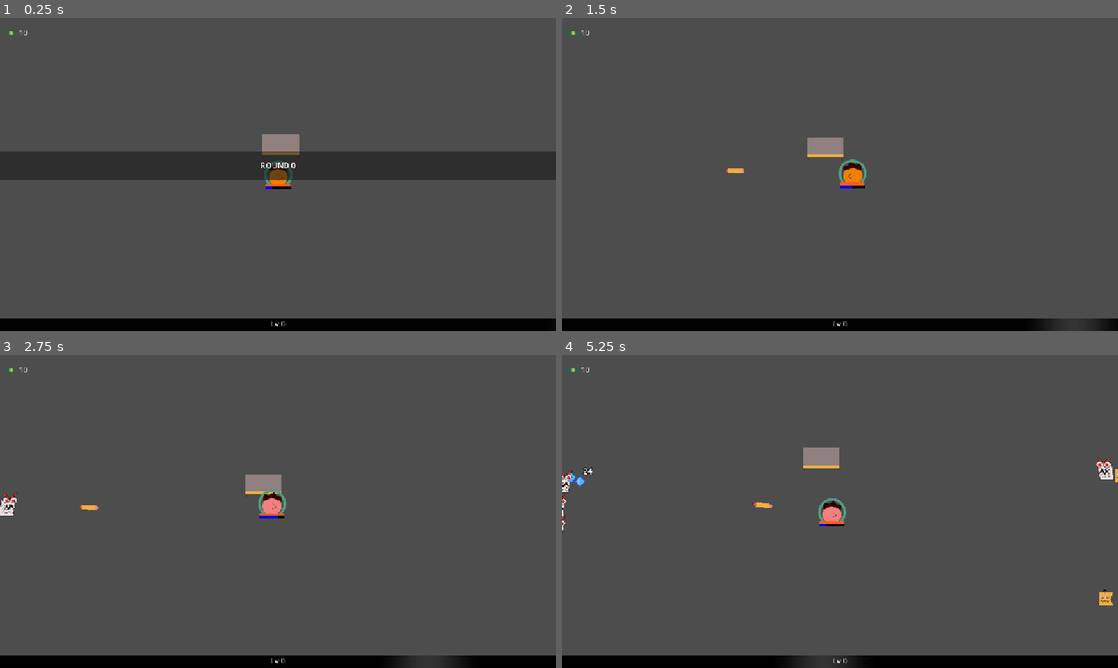
Above: before the commit, frames 1-4 (two rows, left to right).
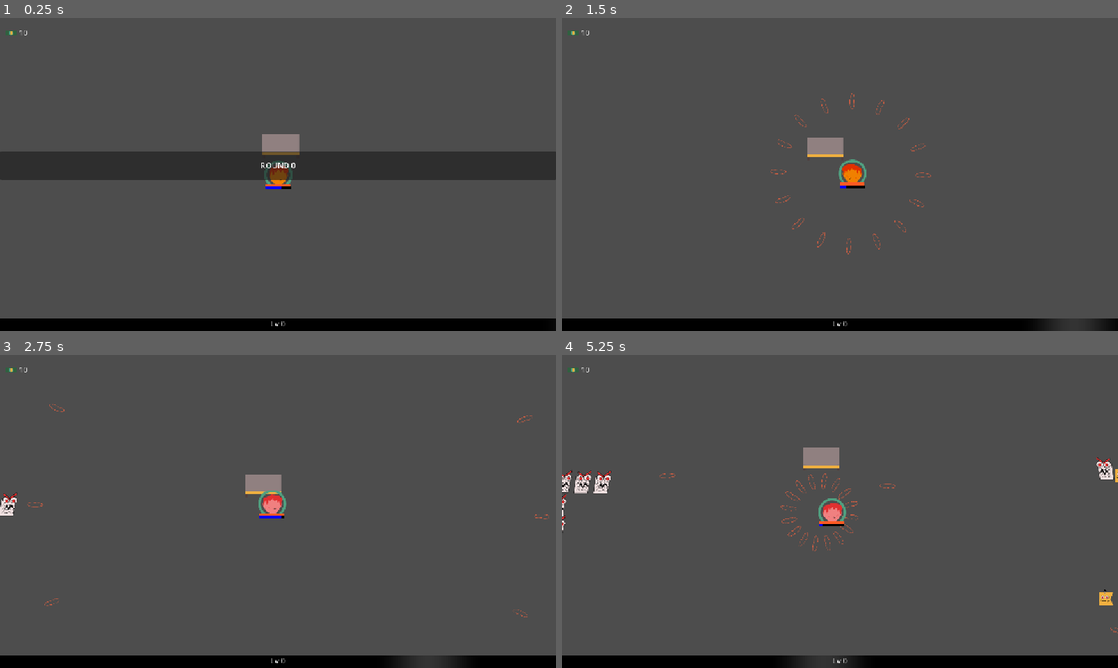
Above: after the commit, the same moments.

Repository: mathew-tran/LevelUpGameJam2025
Game: Godot game, scene res://Scene/Main.tscn
Same seed, same stepped clock (60 frames per second), same inputs: the game is played once before the commit and once after it. Sound files missing from this copy of the repository are replaced by a short silence.
Inputs (mouse positions are in pixels of both pictures, inside the frame that each line leads up to):
- Up to frame 1 (0.25 s): no input
- Up to frame 2 (1.5 s): move the mouse to (962, 158) at 0.52 s; move the mouse to (728, 190) at 1.27 s
- Up to frame 3 (2.75 s): move the mouse to (333, 442) at 2.02 s
- Up to frame 4 (5.25 s): move the mouse to (812, 574) at 2.77 s; move the mouse to (1006, 558) at 3.52 s; move the mouse to (673, 464) at 4.27 s; move the mouse to (867, 511) at 5.02 s

The runs differ from the first frame. In frame 1, less than 0.1% of the frame differs, in the area x 48-52%, y 46-55%; in frame 2, 0.4%; in frame 3, 0.2%; in frame 4, 0.8%, in the area x 1-100%, y 36-89%.

Commit message:
add ability to shoot differently. single, double, triple, also normal / radial patterns

Diff:
--- a/Content/CharacterData.gd
+++ b/Content/CharacterData.gd
@@ -14,6 +14,8 @@
 @export var ProjectileSpeed = 5
 @export var Penetration = 0
 
+@export var BulletSpread : BULLET_SPREAD
+@export var ShootType : SHOOT_TYPE
 @export var Upgrades : Array[CharacterUpgradeData]
 enum DEPARTMENT {
 	ACCOUNTING,
@@ -23,6 +25,16 @@
 	AUDIO,
 	MARKETING,
 	QA
+}
+enum BULLET_SPREAD {
+	NORMAL,
+	RADIAL
+}
+
+enum SHOOT_TYPE {
+	SINGLE_SHOT,
+	DOUBLE_SHOT,
+	TRIPLE_SHOT
 }
 
 func GetOccupationString():
--- a/Content/CharacterPools/Common/Mark.tres
+++ b/Content/CharacterPools/Common/Mark.tres
@@ -64,8 +64,10 @@
 Projectile = ExtResource("2_8w7eq")
 Spread = 1
 AttackSpeed = 1.0
-Damage = 22
+Damage = 8
 ProjectileSpeed = 8
 Penetration = 0
+BulletSpread = 0
+ShootType = 1
 Upgrades = Array[ExtResource("3_i4kpn")]([SubResource("Resource_ia558"), SubResource("Resource_8w7eq"), SubResource("Re …(233 unchanged characters)…
 metadata/_custom_type_script = "uid://dadt4pa7kewb"
--- /dev/null
+++ b/Content/CharacterPools/Common/Ron.tres
@@ -0,0 +1,77 @@
+[gd_resource type="Resource" script_class="CharacterData" load_steps=19 format=3 uid="uid://cuphog52r6bl"]
+
+[ext_resource type="Texture2D" uid="uid://drtvl7gt3vaig" path="res://Art/Character/Ron.png" id="1_rr2f1"]
+[ext_resource type="Script" uid="uid://b1crlyox21yx2" path="res://Content/CharacterUpgradeData.gd" id="1_ubdpy"]
+[ext_resource type="Script" uid="uid://dadt4pa7kewb" path="res://Content/CharacterData.gd" id="2_8ie8b"]
+[ext_resource type="PackedScene" uid="uid://dknitg7bybj83" path="res://Prefabs/Projectiles/RubberBandProjectile.tscn" id="2_sast8"]
+[ext_resource type="Script" uid="uid://b6h68mdjtk5lp" path="res://Content/UpgradeTypes/CharacterUpgradeBounces.gd" id="4_0by6j"]
+[ext_resource type="Script" uid="uid://bqa6hwpbpw3x0" path="res://Content/UpgradeTypes/CharacterUpgradeBaseAttack.gd" id="5_4ru0t"]
+[ext_resource type="Script" uid="uid://c7f6e6ejy2j0y" path="res://Content/UpgradeTypes/CharacterUpgradeSpread.gd" id="6_t85y3"]
+[ext_resource type="Script" uid="uid://civl0ns7ngbc6" path="res://Content/UpgradeTypes/CharacterUpgradeBaseAttackRate.gd" id="7_qff1p"]
+
+[sub_resource type="Resource" id="Resource_orbo6"]
+script = ExtResource("4_0by6j")
+Bounces = 1
+metadata/_custom_type_script = "uid://b6h68mdjtk5lp"
+
+[sub_resource type="Resource" id="Resource_6aybl"]
+script = ExtResource("5_4ru0t")
+Amount = 10.0
+metadata/_custom_type_script = "uid://bqa6hwpbpw3x0"
+
+[sub_resource type="Resource" id="Resource_ecosi"]
+script = ExtResource("5_4ru0t")
+Amount = 10.0
+metadata/_custom_type_script = "uid://bqa6hwpbpw3x0"
+
+[sub_resource type="Resource" id="Resource_s7pb8"]
+script = ExtResource("6_t85y3")
+Spread = 2
+metadata/_custom_type_script = "uid://c7f6e6ejy2j0y"
+
+[sub_resource type="Resource" id="Resource_nam5h"]
+script = ExtResource("4_0by6j")
+Bounces = 2
+metadata/_custom_type_script = "uid://b6h68mdjtk5lp"
+
+[sub_resource type="Resource" id="Resource_yyhn1"]
+script = ExtResource("7_qff1p")
+AttackRateIncrease = 10.0
+metadata/_custom_type_script = "uid://civl0ns7ngbc6"
+
+[sub_resource type="Resource" id="Resource_yj8li"]
+script = ExtResource("7_qff1p")
+AttackRateIncrease = 10.0
+metadata/_custom_type_script = "uid://civl0ns7ngbc6"
+
+[sub_resource type="Resource" id="Resource_p2apr"]
+script = ExtResource("5_4ru0t")
+Amount = 10.0
+metadata/_custom_type_script = "uid://bqa6hwpbpw3x0"
+
+[sub_resource type="Resource" id="Resource_mjvk5"]
+script = ExtResource("5_4ru0t")
+Amount = 10.0
+metadata/_custom_type_script = "uid://bqa6hwpbpw3x0"
+
+[sub_resource type="Resource" id="Resource_232m0"]
+script = ExtResource("7_qff1p")
+AttackRateIncrease = 250.0
+metadata/_custom_type_script = "uid://civl0ns7ngbc6"
+
+[resource]
+script = ExtResource("2_8ie8b")
+Name = "Ron"
+Occupation = 6
+Cost = 10
+Description = "Throws Rubber Bands everywhere"
+Picture = ExtResource("1_rr2f1")
+Projectile = ExtResource("2_sast8")
+Spread = 16
+AttackSpeed = 0.5
+Damage = 2
+ProjectileSpeed = 5
+Penetration = 0
+BulletSpread = 1
+Upgrades = Array[ExtResource("1_ubdpy")]([SubResource("Resource_orbo6"), SubResource("Resource_6aybl"), SubResource("Resource_ecosi"), SubResource("Resource_s7pb8"), SubResource("Resource_nam5h"), SubResource("Resource_yyhn1"), SubResource("Resource_yj8li"), SubResource("Resource_p2apr"), SubResource("Resource_mjvk5"), SubResource("Resource_232m0")])
+metadata/_custom_type_script = "uid://dadt4pa7kewb"
--- a/Content/CharacterPools/Common/Samantha.tres
+++ b/Content/CharacterPools/Common/Samantha.tres
@@ -72,5 +72,7 @@
 Damage = 2
 ProjectileSpeed = 20
 Penetration = 0
+BulletSpread = 0
+ShootType = 2
 Upgrades = Array[ExtResource("1_7ggyt")]([SubResource("Resource_bsnjl"), SubResource("Resource_2d2ap"), SubResource("Re …(233 unchanged characters)…
 metadata/_custom_type_script = "uid://dadt4pa7kewb"
--- a/Prefabs/Player.tscn
+++ b/Prefabs/Player.tscn
@@ -2,7 +2,7 @@
 
 [ext_resource type="Script" uid="uid://bxjtbewgs4xrw" path="res://Scripts/Player.gd" id="1_b43ah"]
 [ext_resource type="PackedScene" uid="uid://uf5h3c2dv0a2" path="res://Prefabs/Characters/BaseCharacter.tscn" id="1_x3d5u"]
-[ext_resource type="Resource" uid="uid://cj6fpl8v47hn3" path="res://Content/CharacterPools/Common/Mark.tres" id="3_b43ah"]
+[ext_resource type="Resource" uid="uid://cuphog52r6bl" path="res://Content/CharacterPools/Common/Ron.tres" id="3_b43ah"]
 
 [node name="Head" type="Node2D" groups=["Player"]]
 script = ExtResource("1_b43ah")
--- /dev/null
+++ b/Prefabs/Projectiles/RubberBandProjectile.tscn
@@ -0,0 +1,17 @@
+[gd_scene load_steps=4 format=3 uid="uid://dknitg7bybj83"]
+
+[ext_resource type="PackedScene" uid="uid://csm5aoidl1x0s" path="res://Prefabs/Projectiles/BaseProjectile.tscn" id="1_f0xj1"]
+[ext_resource type="Texture2D" uid="uid://of300m5tsdte" path="res://Art/Projectiles/RubberBand.png" id="2_f0xj1"]
+
+[sub_resource type="RectangleShape2D" id="RectangleShape2D_70pai"]
+size = Vector2(32, 11)
+
+[node name="Projectile" instance=ExtResource("1_f0xj1")]
+Bounces = 3
+
+[node name="Sprite2D" parent="." index="0"]
+texture = ExtResource("2_f0xj1")
+
+[node name="CollisionShape2D" parent="." index="2"]
+position = Vector2(0, -0.5)
+shape = SubResource("RectangleShape2D_70pai")
--- a/Scripts/Character/BaseCharacter.gd
+++ b/Scripts/Character/BaseCharacter.gd
@@ -27,6 +27,11 @@
 var ProjectileSpeed = 5
 
 var bCanBeHit = true
+
+
+
+var BulletSpread : CharacterData.BULLET_SPREAD
+var ShootType : CharacterData.SHOOT_TYPE
 
 func GetNextUpgrade():
 	if CharacterLevel > CharacterDataRef.Upgrades.size():
@@ -71,6 +76,7 @@
 	$Healthbar.value = float($HealthComponent.CurrentHealth) / float($HealthComponent.MaxHealth)
 	if _amount > 0:
 		Jukebox.PlayerHurtSFX()
+
 func OnDeath():
 	OnCharacterDeath.emit()
 	var upgradesToUndo = CharacterLevel
@@ -87,6 +93,8 @@
 	ProjectileSpeed = CharacterDataRef.ProjectileSpeed
 	Penetration = CharacterDataRef.Penetration
 	Speed = Finder.GetGame().SubStateTeamSpeed.Get().GetValue()
+	BulletSpread = CharacterDataRef.BulletSpread
+	ShootType = CharacterDataRef.ShootType
 
 	SubStatDamage = SubStatResourceData.new()
 	SubStatDamage.StatResourceRef = load("res://Content/Stats/CHAR_DAMAGE.tres")
@@ -106,35 +114,59 @@
 	$ShootTimer.wait_time = 1/rate
 
 func GetBulletAngles(amount):
-	var value = amount
-	if value <= 1:
-		return [0]
-
-	var totalSpreadAngle = PI / 8
-
-	var bulletAngle = totalSpreadAngle / (value - 1)
-	var startAngle = -totalSpreadAngle / 2
-
-	var rotations = []
-	for i in range(value):
-		rotations.append(rad_to_deg(startAngle + i * bulletAngle))
-	return rotations
+	match BulletSpread:
+		CharacterData.BULLET_SPREAD.NORMAL:
+			var value = amount
+			if value <= 1:
+				return [0]
+
+			var totalSpreadAngle = PI / 8
+
+			var bulletAngle = totalSpreadAngle / (value - 1)
+			var startAngle = -totalSpreadAngle / 2
+
+			var rotations = []
+			for i in range(value):
+				rotations.append(rad_to_deg(startAngle + i * bulletAngle))
+			return rotations
+		CharacterData.BULLET_SPREAD.RADIAL:
+			var increment = TAU / amount
+			var rotations = []
+			for x in range(0, amount):
+				rotations.append(rad_to_deg(x * increment))
+			return rotations
 
 func _on_shoot_timer_timeout() -> void:
 	if CharacterDataRef.Projectile:
-		var enemy = Finder.GetClosestEnemy(global_position)
-		if enemy:
-			for angle in GetBulletAngles(Spread):
-				var instance = CharacterDataRef.Projectile.instantiate()
-				instance.Direction = (enemy.global_position - global_position).normalized()
-				instance.Speed = ProjectileSpeed
-				var radians = float(deg_to_rad(angle))
-				instance.Direction = instance.Direction.rotated(radians)
-				instance.global_position = global_position
-				instance.Damage = SubStatDamage.Get().GetValue() + randi_range(0, 4)
-				instance.Penetration = Penetration
-				instance.Bounces += Bounces
-				Finder.GetBulletsGroup().add_child(instance)
+		var delay = -1.0
+		var amountOfTimesToShoot = 1
+		if ShootType == CharacterData.SHOOT_TYPE.DOUBLE_SHOT:
+			amountOfTimesToShoot += 1
+			delay = .1
+		if ShootType == CharacterData.SHOOT_TYPE.TRIPLE_SHOT:
+			amountOfTimesToShoot += 2
+			delay = .12
+
+		for shootAmount in range(0, amountOfTimesToShoot):
+			var enemy = Finder.GetClosestEnemy(global_position)
+			if enemy:
+				for angle in GetBulletAngles(Spread):
+					var instance = CharacterDataRef.Projectile.instantiate()
+					instance.Direction = (enemy.global_position - global_position).normalized()
+					instance.Speed = ProjectileSpeed
+					var radians = float(deg_to_rad(angle))
+					instance.Direction = instance.Direction.rotated(radians)
+					instance.global_position = global_position
+					instance.Damage = SubStatDamage.Get().GetValue() + randi_range(0, 4)
+					instance.Penetration = Penetration
+					instance.Bounces += Bounces
+					Finder.GetBulletsGroup().add_child(instance)
+			if delay > 0:
+				$ShootTimer.stop()
+				await get_tree().create_timer(delay).timeout
+
+		$ShootTimer.start()
+
 
 func _process(delta: float) -> void:
 	if $HitTimer.time_left == 0.0:
Binary file added: Art/Character/Ron.png
Not shown, added: Art/Character/Ron.png.import
Binary file added: Art/Projectiles/RubberBand.png
Not shown, added: Art/Projectiles/RubberBand.png.import
